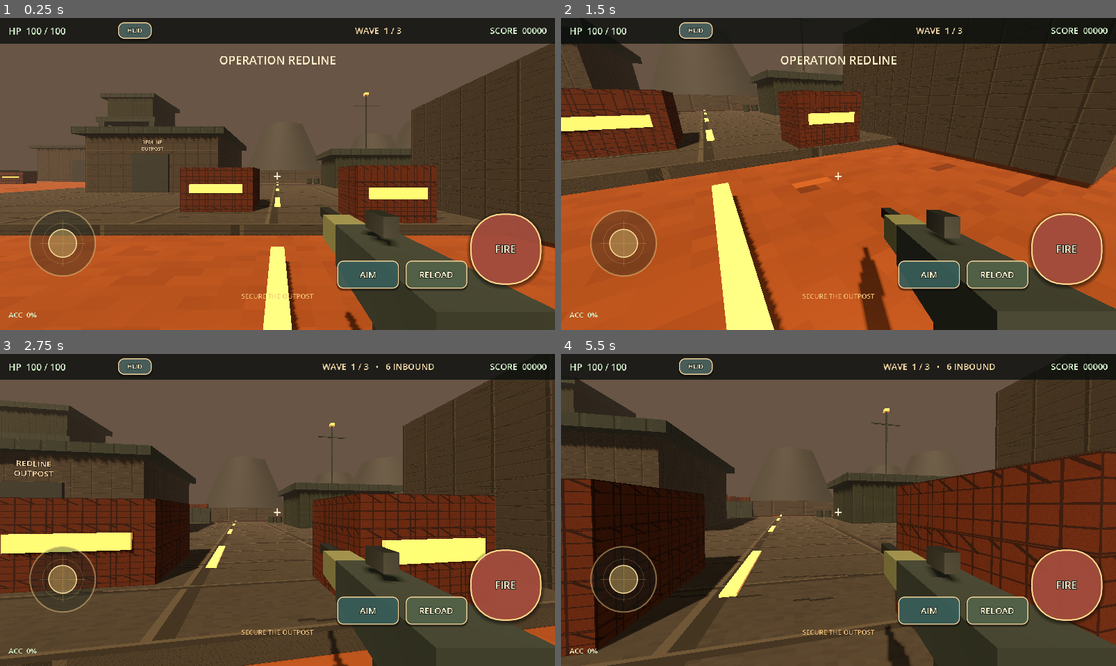
Above: before the commit, frames 1-4 (two rows, left to right).
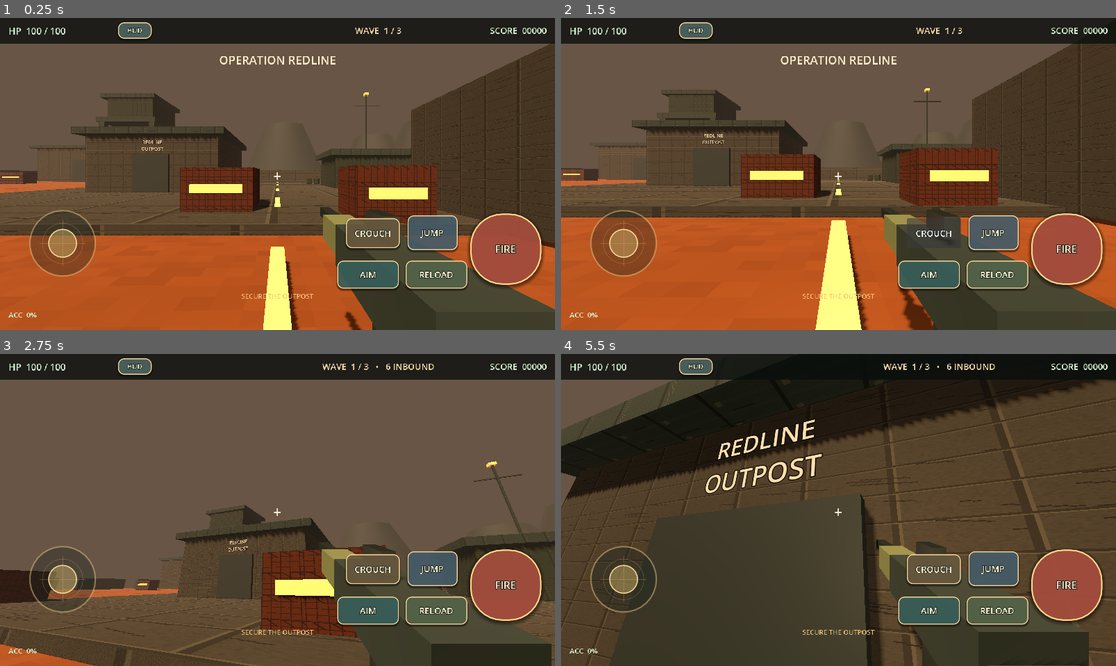
Above: after the commit, the same moments.

Repository: black-glass-dev/2D-Game
Game: Godot game, scene res://scenes/Main.tscn
Same seed, same stepped clock (60 frames per second), same inputs: the game is played once before the commit and once after it.
Inputs (mouse positions are in pixels of both pictures, inside the frame that each line leads up to):
- Up to frame 1 (0.25 s): no input
- Up to frame 2 (1.5 s): click (993, 233) at 0.5 s, where only the run after the commit has a clickable "JUMP"; click (932, 233) at 1.25 s, where only the run after the commit has a clickable "CROUCH"
- Up to frame 3 (2.75 s): tap Enter at 2 s; move the mouse to (305, 510) at 2.02 s; hold W from 2.03 s (still down); hold Shift from 2.03 s (still down); tap C at 2.1 s; click (305, 510) at 2.17 s; tap Space at 2.27, 2.57 s
- Up to frame 4 (5.5 s): keep holding W; move the mouse to (810, 510) at 2.77 s; release Shift at 2.78 s; tap Shift at 2.85, 4.55 s; click (810, 510) at 2.92 s; tap Space at 3.02, 3.05, 3.32, 3.6, 4.52, 4.82, 5.27, 5.3 s; move the mouse to (849, 503) at 3.52 s; click (849, 503) at 3.67 s; tap C at 3.8, 4.35 s; move the mouse to (832, 516) at 4.27 s; click (832, 516) at 4.42 s; move the mouse to (877, 513) at 5.02 s; hold Shift from 5.03 s (still down); click (877, 513) at 5.17 s

The runs differ from the first frame. In frame 1, 1.8% of the frame differs, in the area x 0-99%, y 9-76%; in frame 2, 47%; in frame 3, 45%; in frame 4, 61%, in the area x 0-100%, y 8-100%.

Commit message:
feat: add responsive player movement states
Co-authored-by: arena-agent <297053741+arena-agent@users.noreply.github.com>

Diff:
--- a/scripts/main.gd
+++ b/scripts/main.gd
@@ -7,7 +7,7 @@
 	Vector3(47, 0.15, 3), Vector3(-48, 0.15, 3)
 ]
 const HUD_LAYOUT_FILE := "user://operation_redline_hud.cfg"
-const HUD_KEYS := ["joystick", "fire", "aim", "reload"]
+const HUD_KEYS := ["joystick", "fire", "aim", "reload", "jump", "crouch"]
 
 var player: OutpostPlayer
 var rifle: ServiceRifle
@@ -25,6 +25,8 @@
 var aim_button: Button
 var reload_button: Button
 var fire_button: Button
+var jump_button: Button
+var crouch_button: Button
 var restart_button: Button
 var hud_edit_button: Button
 var movement_stick: TouchJoystick
@@ -94,6 +96,18 @@
 	if movement_stick != null:
 		movement_stick.set_input(direction, active)
 
+func _on_jump_button_down() -> void:
+	if player != null:
+		player.request_jump()
+
+func _on_jump_button_up() -> void:
+	if player != null:
+		player.set_jump_held(false)
+
+func _on_crouch_button_down() -> void:
+	if player != null:
+		player.request_crouch()
+
 func _spawn_raider(serial: int) -> void:
 	if not player.can_control:
 		return
@@ -211,14 +225,21 @@
 	fire_button = _button("FIRE", Vector2.ZERO, Vector2(154, 132), Control.PRESET_TOP_LEFT, Color("a94f3f"), controls_root)
 	reload_button = _button("RELOAD", Vector2.ZERO, Vector2(128, 58), Control.PRESET_TOP_LEFT, Color("596b4e"), controls_root)
 	aim_button = _button("AIM", Vector2.ZERO, Vector2(128, 58), Control.PRESET_TOP_LEFT, Color("3d6661"), controls_root)
+	jump_button = _button("JUMP", Vector2.ZERO, Vector2(104, 72), Control.PRESET_TOP_LEFT, Color("4a6370"), controls_root)
+	crouch_button = _button("CROUCH", Vector2.ZERO, Vector2(112, 62), Control.PRESET_TOP_LEFT, Color("6e5f43"), controls_root)
 	fire_button.button_down.connect(_fire)
 	reload_button.pressed.connect(rifle.start_reload)
 	aim_button.pressed.connect(_toggle_aim)
+	jump_button.button_down.connect(_on_jump_button_down)
+	jump_button.button_up.connect(_on_jump_button_up)
+	crouch_button.button_down.connect(_on_crouch_button_down)
 	adjustable_controls = {
 		"joystick": movement_stick,
 		"fire": fire_button,
 		"aim": aim_button,
 		"reload": reload_button,
+		"jump": jump_button,
+		"crouch": crouch_button,
 	}
 
 	hud_edit_button = _button("HUD", Vector2(245, 9), Vector2(70, 34), Control.PRESET_TOP_LEFT, Color("526b68"))
@@ -308,6 +329,8 @@
 	_set_control_rect("fire", Vector2(screen.x - 176, screen.y - 242), Vector2(148, 148))
 	_set_control_rect("aim", Vector2(screen.x - 452, screen.y - 144), Vector2(128, 58))
 	_set_control_rect("reload", Vector2(screen.x - 310, screen.y - 144), Vector2(128, 58))
+	_set_control_rect("jump", Vector2(screen.x - 306, screen.y - 238), Vector2(104, 72))
+	_set_control_rect("crouch", Vector2(screen.x - 434, screen.y - 232), Vector2(112, 62))
 
 func _set_control_rect(key: String, position_value: Vector2, size_value: Vector2) -> void:
 	var control := adjustable_controls.get(key) as Control
--- a/scripts/player.gd
+++ b/scripts/player.gd
@@ -1,22 +1,45 @@
 class_name OutpostPlayer
 extends CharacterBody3D
 
+## Responsive first-person motor. Gameplay input stays here while the HUD only
+## forwards button state, keeping desktop and touch play on the same movement path.
 signal fire_requested
 signal health_changed(current: int, maximum: int)
 signal player_down
 signal movement_touch_changed(direction: Vector2, active: bool)
+signal landed(impact: float)
 
 const WALK_SPEED := 5.2
+const SPRINT_SPEED := 7.35
+const CROUCH_SPEED := 2.75
 const AIM_SPEED := 3.15
-const ACCELERATION := 20.0
-const GRAVITY := 18.0
+const GROUND_ACCELERATION := 28.0
+const GROUND_DECELERATION := 34.0
+const AIR_ACCELERATION := 8.5
+const GRAVITY := 21.0
+const JUMP_VELOCITY := 7.4
+const JUMP_CUT_MULTIPLIER := 0.48
+const COYOTE_TIME := 0.12
+const JUMP_BUFFER_TIME := 0.14
 const MAX_HEALTH := 100
 const TOUCH_RADIUS := 78.0
+const STAND_HEIGHT := 1.72
+const CROUCH_HEIGHT := 1.13
+const STAND_HEAD_HEIGHT := 1.48
+const CROUCH_HEAD_HEIGHT := 1.02
+const SLIDE_DURATION := 0.62
+const SLIDE_START_SPEED := 8.1
+const SLIDE_END_SPEED := 3.0
+const MANTLE_DURATION := 0.22
 
 var health := MAX_HEALTH
 var camera: Camera3D
 var head: Node3D
 var is_aiming := false
+var is_sprinting := false
+var is_crouching := false
+var is_sliding := false
+var is_mantling := false
 var move_touch := -1
 var look_touch := -1
 var move_touch_origin := Vector2.ZERO
@@ -25,24 +48,41 @@
 var movement_touch_region := Rect2()
 var touch_radius := TOUCH_RADIUS
 var mouse_sensitivity := 0.0028
+var touch_look_sensitivity := 0.0055
 var can_control := true
+
+var capsule: CollisionShape3D
+var capsule_shape: CapsuleShape3D
+var coyote_left := 0.0
+var jump_buffer_left := 0.0
+var jump_held := false
+var crouch_requested := false
+var slide_left := 0.0
+var slide_direction := Vector3.ZERO
+var mantle_left := 0.0
+var mantle_origin := Vector3.ZERO
+var mantle_target := Vector3.ZERO
+var previous_floor := false
+var landing_dip := 0.0
+var bob_phase := 0.0
+var current_move_input := Vector2.ZERO
 
 func _ready() -> void:
 	name = "Player"
 	add_to_group("player")
 	collision_layer = 2
 	collision_mask = 1
-	var capsule := CollisionShape3D.new()
-	var shape := CapsuleShape3D.new()
-	shape.radius = 0.38
-	shape.height = 1.72
-	capsule.shape = shape
-	capsule.position.y = 0.86
+	capsule = CollisionShape3D.new()
+	capsule_shape = CapsuleShape3D.new()
+	capsule_shape.radius = 0.38
+	capsule_shape.height = STAND_HEIGHT
+	capsule.shape = capsule_shape
+	capsule.position.y = STAND_HEIGHT * 0.5
 	add_child(capsule)
 
 	head = Node3D.new()
 	head.name = "Head"
-	head.position.y = 1.48
+	head.position.y = STAND_HEAD_HEIGHT
 	add_child(head)
 	camera = Camera3D.new()
 	camera.name = "PlayerCamera"
@@ -69,12 +109,22 @@
 		_rotate_look(event.relative * mouse_sensitivity)
 	elif not _is_mobile() and event is InputEventMouseButton and event.button_index == MOUSE_BUTTON_LEFT and event.pressed:
 		fire_requested.emit()
-	elif not _is_mobile() and event is InputEventKey and event.keycode == KEY_ESCAPE and event.pressed:
-		Input.mouse_mode = Input.MOUSE_MODE_VISIBLE
+	elif event is InputEventKey:
+		_handle_keyboard_event(event)
 	elif event is InputEventScreenTouch:
 		_handle_touch_press(event)
 	elif event is InputEventScreenDrag:
 		_handle_touch_drag(event)
+
+func _handle_keyboard_event(event: InputEventKey) -> void:
+	if event.keycode == KEY_ESCAPE and event.pressed:
+		Input.mouse_mode = Input.MOUSE_MODE_VISIBLE
+	elif event.keycode == KEY_SPACE:
+		if event.pressed and not event.echo:
+			request_jump()
+		set_jump_held(event.pressed)
+	elif event.keycode == KEY_C and event.pressed and not event.echo:
+		request_crouch()
 
 func _handle_touch_press(event: InputEventScreenTouch) -> void:
 	if event.pressed:
@@ -98,45 +148,247 @@
 	if event.index == move_touch:
 		_set_touch_move((event.position - move_touch_origin).limit_length(touch_radius) / touch_radius)
 	elif event.index == look_touch:
-		_rotate_look((event.position - look_touch_last) * 0.0055)
+		_rotate_look((event.position - look_touch_last) * touch_look_sensitivity)
 		look_touch_last = event.position
 
 func set_movement_touch_region(region: Rect2, input_radius: float = TOUCH_RADIUS) -> void:
 	movement_touch_region = region
 	touch_radius = maxf(28.0, input_radius)
 
+func set_look_sensitivity(multiplier: float) -> void:
+	touch_look_sensitivity = clampf(0.0055 * multiplier, 0.0025, 0.011)
+	mouse_sensitivity = clampf(0.0028 * multiplier, 0.0014, 0.006)
+
+func request_jump() -> void:
+	if not can_control:
+		return
+	if _try_start_mantle():
+		return
+	jump_buffer_left = JUMP_BUFFER_TIME
+	jump_held = true
+
+func set_jump_held(held: bool) -> void:
+	jump_held = held
+	if not held and velocity.y > 0.0 and not is_mantling:
+		velocity.y *= JUMP_CUT_MULTIPLIER
+
+func request_crouch() -> void:
+	if not can_control or is_mantling:
+		return
+	if is_sprinting and _horizontal_speed() > WALK_SPEED * 0.82:
+		_start_slide()
+		return
+	crouch_requested = not crouch_requested
+	if crouch_requested:
+		_set_crouching(true)
+	else:
+		_try_stand()
+
 func _set_touch_move(value: Vector2) -> void:
 	touch_move = value.limit_length(1.0)
 	movement_touch_changed.emit(touch_move, move_touch != -1)
 
 func _rotate_look(delta: Vector2) -> void:
-	rotate_y(-delta.x)
-	head.rotation.x = clampf(head.rotation.x - delta.y, deg_to_rad(-78), deg_to_rad(78))
+	var aim_multiplier := 0.62 if is_aiming else 1.0
+	rotate_y(-delta.x * aim_multiplier)
+	head.rotation.x = clampf(head.rotation.x - delta.y * aim_multiplier, deg_to_rad(-78), deg_to_rad(78))
 
 func _physics_process(delta: float) -> void:
 	if not can_control:
 		return
+	if is_mantling:
+		_update_mantle(delta)
+		_update_view(delta)
+		return
+
+	var was_grounded := is_on_floor()
+	var vertical_before_move := velocity.y
+	if was_grounded:
+		coyote_left = COYOTE_TIME
+	else:
+		coyote_left = maxf(coyote_left - delta, 0.0)
+	jump_buffer_left = maxf(jump_buffer_left - delta, 0.0)
+
+	var input_axis := _read_move_input()
+	current_move_input = input_axis
+	_update_sprint_state(input_axis)
+	if jump_buffer_left > 0.0 and coyote_left > 0.0 and not is_sliding:
+		velocity.y = JUMP_VELOCITY
+		jump_buffer_left = 0.0
+		coyote_left = 0.0
+
+	if is_sliding:
+		_update_slide(delta)
+	else:
+		_update_horizontal_movement(input_axis, delta, was_grounded)
+	if not is_on_floor():
+		velocity.y -= GRAVITY * delta
+	elif velocity.y < 0.0:
+		velocity.y = -0.1
+	move_and_slide()
+
+	var grounded_now := is_on_floor()
+	if not previous_floor and grounded_now and vertical_before_move < -2.0:
+		var impact := clampf(-vertical_before_move / 13.0, 0.0, 1.0)
+		landing_dip = -lerpf(0.018, 0.09, impact)
+		landed.emit(impact)
+	previous_floor = grounded_now
+	_update_view(delta)
+
+func _read_move_input() -> Vector2:
 	var keyboard := Vector2.ZERO
 	keyboard.x = float(Input.is_key_pressed(KEY_D)) - float(Input.is_key_pressed(KEY_A))
 	keyboard.y = float(Input.is_key_pressed(KEY_S)) - float(Input.is_key_pressed(KEY_W))
 	var input_axis := keyboard
 	if touch_move.length() > 0.05:
 		input_axis = touch_move
-	input_axis = input_axis.limit_length(1.0)
+	return input_axis.limit_length(1.0)
+
+func _update_sprint_state(input_axis: Vector2) -> void:
+	var keyboard_sprint := Input.is_key_pressed(KEY_SHIFT)
+	var auto_sprint := _is_mobile() and input_axis.y < -0.88 and input_axis.length() > 0.92
+	is_sprinting = (keyboard_sprint or auto_sprint) and input_axis.length() > 0.18 and not is_crouching and not is_aiming and not is_sliding
+
+func _update_horizontal_movement(input_axis: Vector2, delta: float, grounded: bool) -> void:
+	var speed := CROUCH_SPEED if is_crouching else (SPRINT_SPEED if is_sprinting else (AIM_SPEED if is_aiming else WALK_SPEED))
 	var desired := (global_transform.basis.x * input_axis.x) + (global_transform.basis.z * input_axis.y)
 	desired.y = 0.0
-	var speed := AIM_SPEED if is_aiming else WALK_SPEED
-	velocity.x = move_toward(velocity.x, desired.x * speed, ACCELERATION * delta)
-	velocity.z = move_toward(velocity.z, desired.z * speed, ACCELERATION * delta)
-	if not is_on_floor():
-		velocity.y -= GRAVITY * delta
-	else:
-		velocity.y = -0.1
-	move_and_slide()
-	camera.fov = lerpf(camera.fov, 57.0 if is_aiming else 74.0, minf(10.0 * delta, 1.0))
+	if desired.length_squared() > 0.001:
+		desired = desired.normalized() * speed
+	var rate := GROUND_ACCELERATION if grounded and input_axis.length() > 0.01 else GROUND_DECELERATION
+	if not grounded:
+		rate = AIR_ACCELERATION
+	velocity.x = move_toward(velocity.x, desired.x, rate * delta)
+	velocity.z = move_toward(velocity.z, desired.z, rate * delta)
+
+func _start_slide() -> void:
+	is_sprinting = false
+	is_sliding = true
+	slide_left = SLIDE_DURATION
+	slide_direction = -global_transform.basis.z
+	slide_direction.y = 0.0
+	slide_direction = slide_direction.normalized()
+	velocity.x = slide_direction.x * maxf(_horizontal_speed(), SLIDE_START_SPEED)
+	velocity.z = slide_direction.z * maxf(_horizontal_speed(), SLIDE_START_SPEED)
+	crouch_requested = false
+	_set_crouching(true)
+
+func _update_slide(delta: float) -> void:
+	slide_left -= delta
+	velocity.x = move_toward(velocity.x, slide_direction.x * SLIDE_END_SPEED, 14.0 * delta)
+	velocity.z = move_toward(velocity.z, slide_direction.z * SLIDE_END_SPEED, 14.0 * delta)
+	if slide_left <= 0.0 or _horizontal_speed() <= SLIDE_END_SPEED + 0.15:
+		is_sliding = false
+		if not crouch_requested:
+			_try_stand()
+
+func _set_crouching(enabled: bool) -> void:
+	is_crouching = enabled
+	var height := CROUCH_HEIGHT if enabled else STAND_HEIGHT
+	capsule_shape.height = height
+	capsule.position.y = height * 0.5
+
+func _try_stand() -> void:
+	if not is_crouching:
+		return
+	if not _has_headroom():
+		crouch_requested = true
+		return
+	crouch_requested = false
+	_set_crouching(false)
+
+func _has_headroom() -> bool:
+	var query := PhysicsRayQueryParameters3D.create(
+		global_position + Vector3(0, CROUCH_HEIGHT * 0.72, 0),
+		global_position + Vector3(0, STAND_HEIGHT + 0.08, 0),
+		collision_mask
+	)
+	query.exclude = [get_rid()]
+	return get_world_3d().direct_space_state.intersect_ray(query).is_empty()
+
+func _try_start_mantle() -> bool:
+	if is_mantling or not is_on_floor() or _horizontal_speed() < 1.2:
+		return false
+	var forward: Vector3 = -global_transform.basis.z
+	forward.y = 0.0
+	forward = forward.normalized()
+	var space := get_world_3d().direct_space_state
+	var low_query := PhysicsRayQueryParameters3D.create(global_position + Vector3(0, 0.68, 0), global_position + Vector3(0, 0.68, 0) + forward * 1.05, 1)
+	low_query.exclude = [get_rid()]
+	if space.intersect_ray(low_query).is_empty():
+		return false
+	var high_query := PhysicsRayQueryParameters3D.create(global_position + Vector3(0, 1.42, 0), global_position + Vector3(0, 1.42, 0) + forward * 1.05, 1)
+	high_query.exclude = [get_rid()]
+	if not space.intersect_ray(high_query).is_empty():
+		return false
+	var top_start: Vector3 = global_position + forward * 1.22 + Vector3(0, 1.55, 0)
+	var down_query := PhysicsRayQueryParameters3D.create(top_start, top_start + Vector3.DOWN * 2.0, 1)
+	down_query.exclude = [get_rid()]
+	var top_hit := space.intersect_ray(down_query)
+	if top_hit.is_empty():
+		return false
+	var top: Vector3 = top_hit["position"]
+	var rise: float = top.y - global_position.y
+	if rise < 0.24 or rise > 1.12:
+		return false
+	is_mantling = true
+	mantle_left = MANTLE_DURATION
+	mantle_origin = global_position
+	mantle_target = top + forward * 0.42 + Vector3(0, 0.08, 0)
+	velocity = Vector3.ZERO
+	return true
+
+func _update_mantle(delta: float) -> void:
+	mantle_left = maxf(mantle_left - delta, 0.0)
+	var weight := 1.0 - mantle_left / MANTLE_DURATION
+	weight = weight * weight * (3.0 - 2.0 * weight)
+	var target_position := mantle_origin.lerp(mantle_target, weight)
+	var collision: KinematicCollision3D = move_and_collide(target_position - global_position, true)
+	if collision != null:
+		is_mantling = false
+		return
+	global_position = target_position
+	if mantle_left <= 0.0:
+		is_mantling = false
+		velocity = Vector3.ZERO
+
+func _update_view(delta: float) -> void:
+	var horizontal_speed := _horizontal_speed()
+	var moving_factor := clampf(horizontal_speed / SPRINT_SPEED, 0.0, 1.0)
+	var bob_speed := 7.0 + horizontal_speed * 1.35
+	bob_phase += delta * bob_speed
+	var bob_scale := 0.018 * moving_factor
+	if is_crouching:
+		bob_scale *= 0.58
+	if is_aiming:
+		bob_scale *= 0.30
+	var target_head_height := CROUCH_HEAD_HEIGHT if is_crouching else STAND_HEAD_HEIGHT
+	head.position.y = lerpf(head.position.y, target_head_height, _smooth_weight(delta, 14.0))
+	landing_dip = move_toward(landing_dip, 0.0, delta * 0.38)
+	var target_camera_position := Vector3(sin(bob_phase) * bob_scale * 0.45, abs(cos(bob_phase * 2.0)) * bob_scale + landing_dip, 0)
+	camera.position = camera.position.lerp(target_camera_position, _smooth_weight(delta, 16.0))
+	var target_roll := sin(bob_phase) * bob_scale * (0.42 if not is_aiming else 0.15)
+	camera.rotation.z = lerpf(camera.rotation.z, target_roll, _smooth_weight(delta, 12.0))
+	var target_fov := 57.0 if is_aiming else (82.0 if is_sprinting else 74.0)
+	camera.fov = lerpf(camera.fov, target_fov, _smooth_weight(delta, 9.0))
+
+func _horizontal_speed() -> float:
+	return Vector2(velocity.x, velocity.z).length()
+
+func _smooth_weight(delta: float, sharpness: float) -> float:
+	return 1.0 - exp(-sharpness * delta)
 
 func set_aim(enabled: bool) -> void:
-	is_aiming = enabled
+	is_aiming = enabled and not is_sprinting and not is_sliding
+
+func get_accuracy_multiplier() -> float:
+	if is_crouching:
+		return 0.58
+	if is_aiming:
+		return 0.72
+	if is_sprinting:
+		return 1.65
+	return 1.0
 
 func take_damage(amount: int) -> void:
 	if health <= 0:
@@ -152,6 +404,11 @@
 	global_position = spawn_point
 	velocity = Vector3.ZERO
 	can_control = true
+	is_sprinting = false
+	is_sliding = false
+	is_mantling = false
+	crouch_requested = false
+	_set_crouching(false)
 	_set_touch_move(Vector2.ZERO)
 	health_changed.emit(health, MAX_HEALTH)
 
